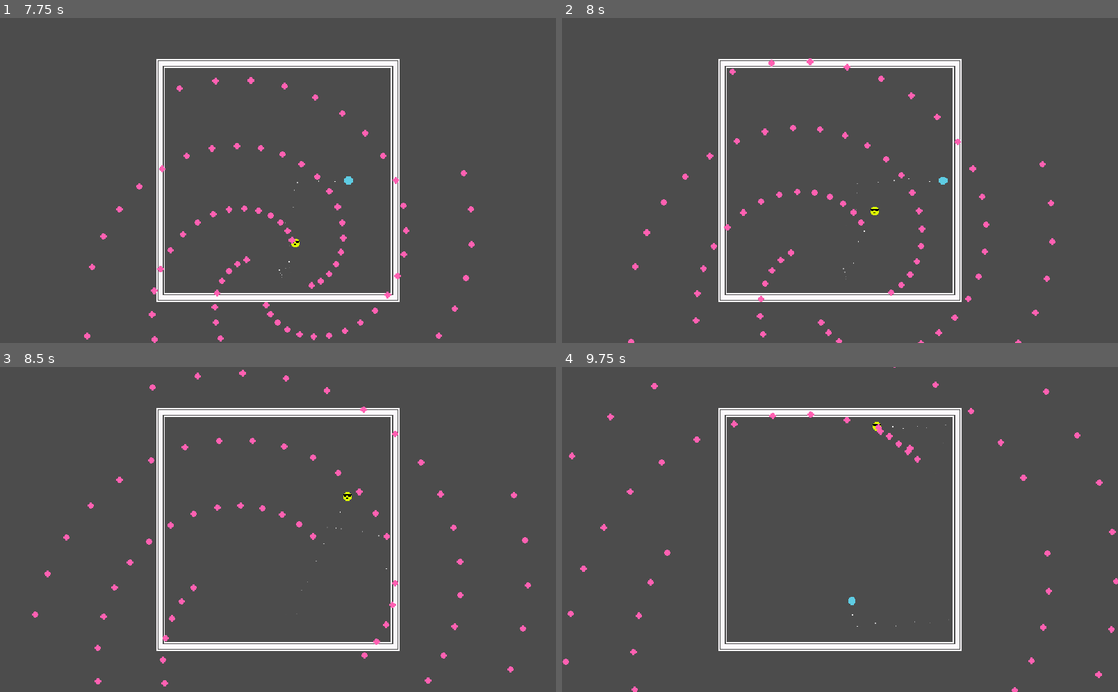
Above: before the commit, frames 1-4 (two rows, left to right).
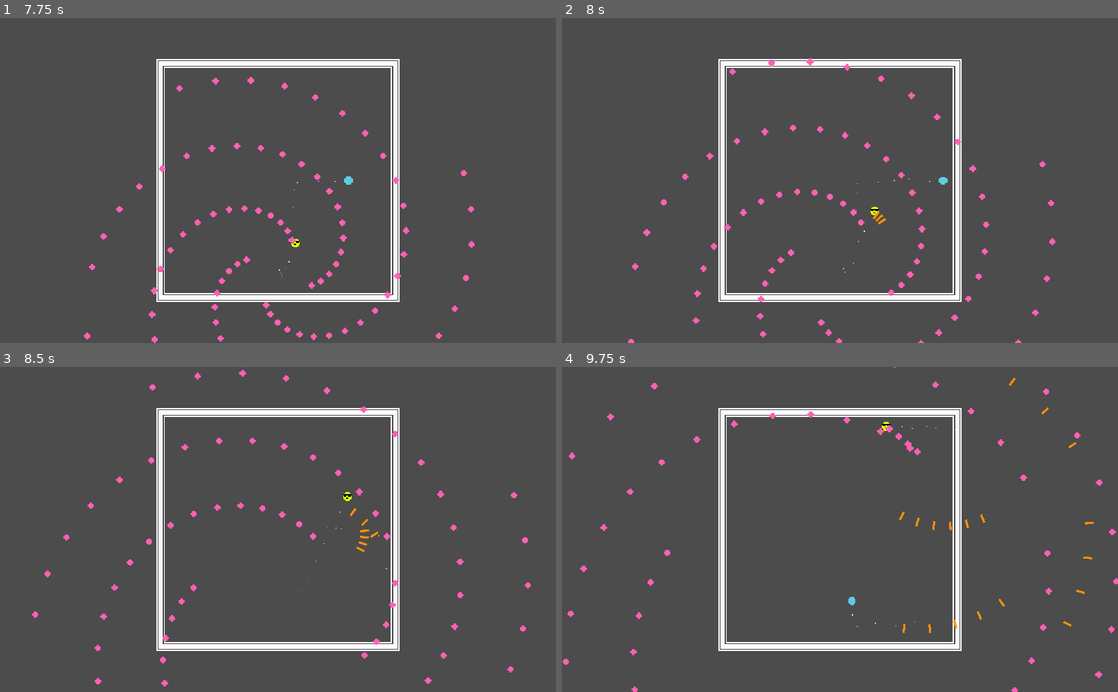
Above: after the commit, the same moments.

Repository: kingoftheconnors/bullet-hell-awesome
Game: Godot game, scene res://test.tscn
The game is run twice, just before and just after one commit, with the same random seed, the same clock (stepped at 60 frames per second) and the same inputs. The project has no main scene, so this scene is started directly.
Inputs:
- Up to frame 1 (7.75 s): tap Enter at 0.5 s; hold Right (ui_right) 0.53-1.28 s; hold Down (ui_down) 1.28-2.03 s; hold Right (ui_right) 2.03-2.78 s; hold Up (ui_up) 2.78-3.53 s; hold Left (ui_left) 3.53-5.03 s; hold Down (ui_down) 5.03-5.78 s; hold Right (ui_right) 5.78-6.53 s; hold Up (ui_up) 6.53-7.28 s; hold Right (ui_right) from 7.28 s (still down)
- Up to frame 2 (8 s): keep holding Right (ui_right)
- Up to frame 3 (8.5 s): release Right (ui_right) at 8.03 s; hold Down (ui_down) from 8.03 s (still down)
- Up to frame 4 (9.75 s): release Down (ui_down) at 8.78 s; hold Left (ui_left) 8.78-9.53 s; hold Up (ui_up) from 9.53 s (still down)

Frame 1 is identical in both runs. In frame 2, less than 0.1% of the frame differs, in the area x 55-59%, y 59-64%; in frame 3, less than 0.1%; in frame 4, 0.4%, in the area x 55-96%, y 3-82%.

Commit message:
Add V-bullet cones

Diff:
--- a/Bullets/BulletSpawner.gd
+++ b/Bullets/BulletSpawner.gd
@@ -2,6 +2,7 @@
 
 export(Vector2) var default_direction = Vector2.DOWN
 export(float) var bulletsPerSecond = 1
+export(float) var v_angle_step = 10
 var timeSinceLastBullet : float = 0
 
 func _process(delta):
@@ -13,7 +14,7 @@
 
 # direction is a paramater that can be passed in, but if it isn't, it'll
 # use the default_direction variable
-func shoot(direction = default_direction):
+func shoot(direction : Vector2 = default_direction):
 	var bullet = preload("res://Bullets/Bullet.tscn").instance()
 	bullet.direction = direction
 	get_tree().root.get_node("Level").add_child(bullet)
@@ -25,3 +26,17 @@
 	bullet.direction = (player.global_position - global_position).normalized()
 	get_tree().root.get_node("Level").add_child(bullet)
 	bullet.global_position = self.global_position
+
+func shoot_v_at_player(num_shots : int):
+	var player = get_tree().root.get_node("Level/Player")
+	for shotNum in range(num_shots):
+		var bullet = preload("res://Bullets/Flechette.tscn").instance()
+		var direction : Vector2 = (player.global_position - global_position).normalized()
+		if shotNum % 2 == 0:
+			var angle = direction.angle() + deg2rad(v_angle_step*shotNum/2)
+			bullet.direction = Vector2(cos(angle), sin(angle))
+		else:
+			var angle = direction.angle() - deg2rad(v_angle_step*(shotNum+1)/2)
+			bullet.direction = Vector2(cos(angle), sin(angle))
+		get_tree().root.get_node("Level").add_child(bullet)
+		bullet.global_position = self.global_position
--- a/Bullets/BulletStorm.gd
+++ b/Bullets/BulletStorm.gd
@@ -4,9 +4,15 @@
 onready var shoot_timer = $ShootTimer
 onready var rotater = $Rotater
 
+## Speed of bullet spawners spinning. Affects slope of spiral
 export(int) var rotate_speed = 100
+## Time between shots fired. Make this smaller to close
+##the distance between bullets
 export(float) var shoot_timer_wait_time = 0.1
+## Number of spawners that will be spinning around the enemy.
+## Increase this to have the spirals come closer together
 export(int) var spawn_point_count = 4
+## Distance from this node to where the bullets will be spawned.
 export(int) var radius = 10
 
 func start():
--- a/test.tscn
+++ b/test.tscn
@@ -116,7 +116,7 @@
 
 [sub_resource type="Animation" id=8]
 resource_name = "Sweep2"
-length = 6.0
+length = 6.1
 tracks/0/type = "value"
 tracks/0/path = NodePath(".:position")
 tracks/0/interp = 1
@@ -136,14 +136,26 @@
 tracks/1/imported = false
 tracks/1/enabled = true
 tracks/1/keys = {
-"times": PoolRealArray( 0.2, 0.5 ),
-"transitions": PoolRealArray( 1, 1 ),
+"times": PoolRealArray( 0.2, 0.5, 4.8, 5.2, 5.6, 6 ),
+"transitions": PoolRealArray( 1, 1, 1, 1, 1, 1 ),
 "values": [ {
 "args": [  ],
 "method": "shoot_at_player"
 }, {
 "args": [  ],
 "method": "shoot_at_player"
+}, {
+"args": [ 3 ],
+"method": "shoot_v_at_player"
+}, {
+"args": [ 4 ],
+"method": "shoot_v_at_player"
+}, {
+"args": [ 5 ],
+"method": "shoot_v_at_player"
+}, {
+"args": [ 6 ],
+"method": "shoot_v_at_player"
 } ]
 }
 tracks/2/type = "method"
Not shown: 1 places in test.tscn that only renumber resources
